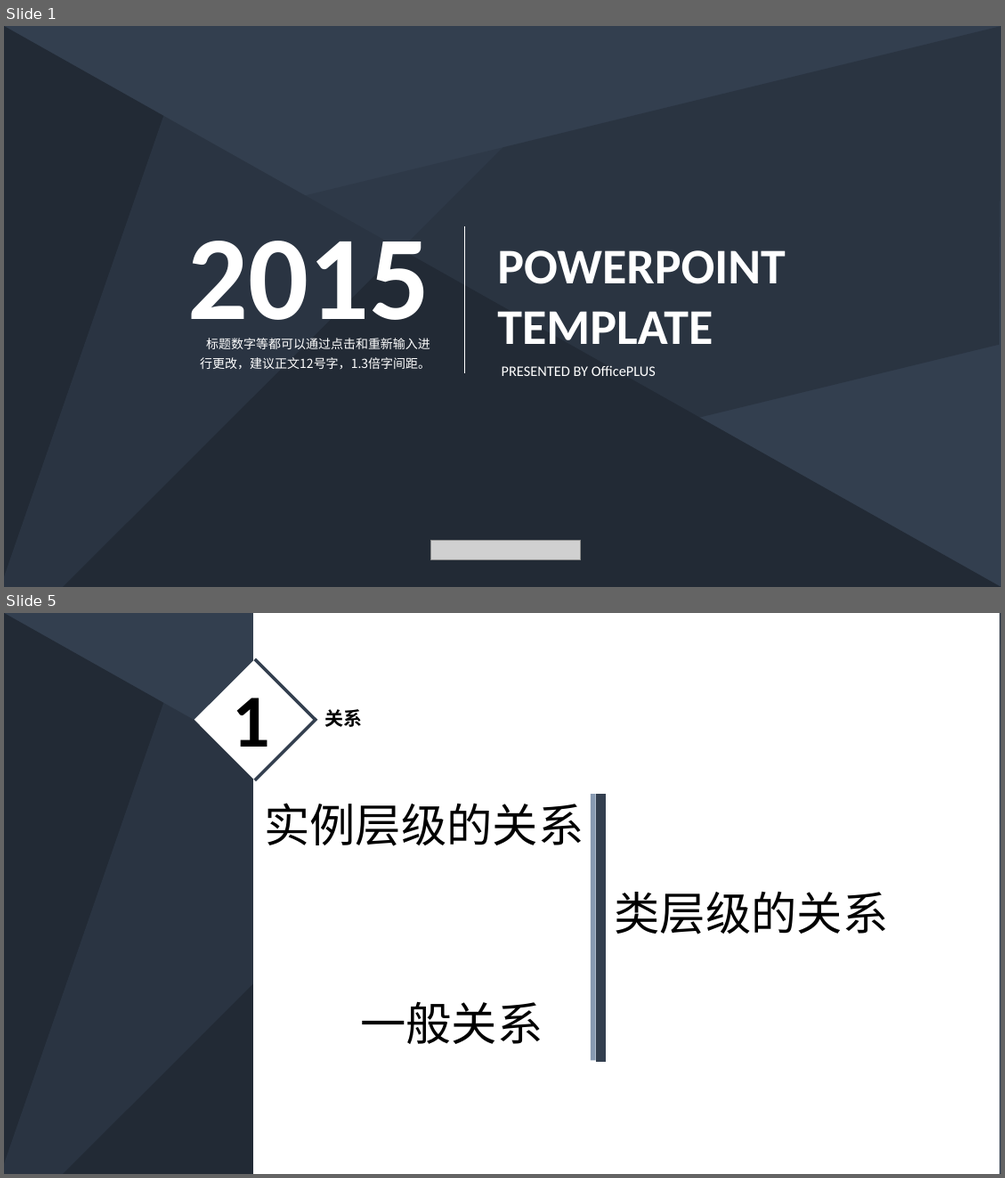
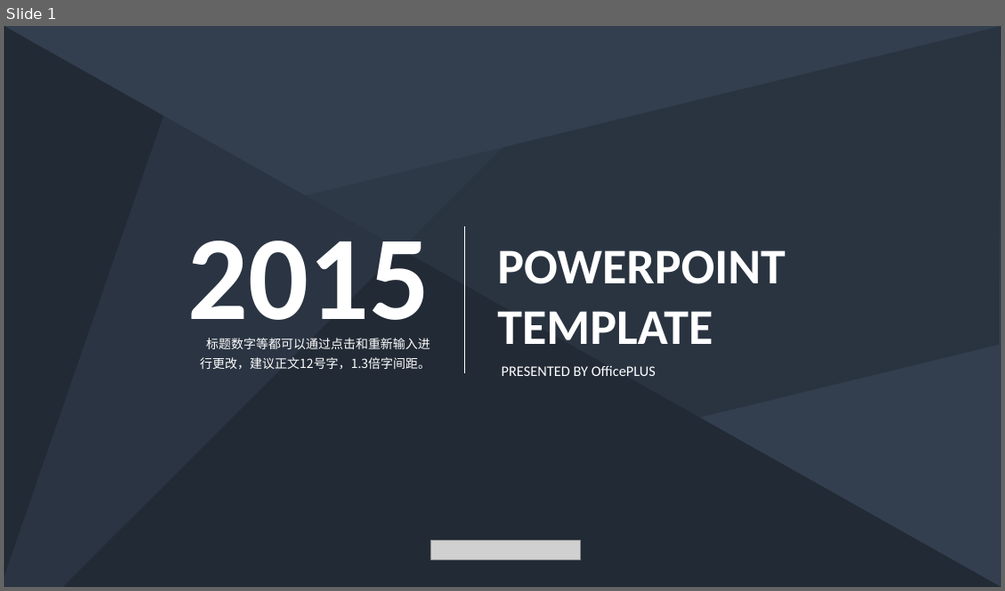
Before and after one commit to PRD2018-G03/PRD2018-G03-SoftwareEngineeringProject, a slide deck: 非受控文档/5_骆佳俊/深蓝低调稳重商务PPT模板-类图骆佳俊部分.pptx. Shown one above the other, each under a label of ours: slides 1 and 5 before the commit, slide 1 after it; the slides between them are not shown. The pictures are 1005x1178 and 1005x591 pixels, drawn with LibreOffice and Linux fonts; fonts in the diff are those of the drawing; grey boxes stand for pictures. Boxes give left, top, right and bottom in pixels: in the first picture for what was removed or moved away, otherwise in the second. Text is boxed around its words. In the diff, an @@ line names an element or a change of style, - is before the commit and + after.

```diff
--- a/非受控文档/5_骆佳俊/深蓝低调稳重商务PPT模板-类图骆佳俊部分.pptx
+++ b/非受控文档/5_骆佳俊/深蓝低调稳重商务PPT模板-类图骆佳俊部分.pptx
@@ slide 5 removed at [4, 613, 1001, 1174], background #333F50; not listed: 3 template elements that a slide beside it also shows @@
@@ rectangle removed at [253, 613, 999, 1174] @@
@@ rectangle removed at [194, 658, 316, 780] @@
@@ line removed from (254, 659) to (316, 720) @@
@@ text removed at [233, 698, 271, 764] @@
-1
@@ line removed from (316, 718) to (254, 780) @@
@@ text removed at [325, 709, 363, 727] @@
-关系
@@ line removed from (593, 794) to (593, 1060) @@
@@ line removed from (600, 794) to (600, 1062) @@
@@ text removed at [264, 803, 583, 846] @@
-实例层级的关系
@@ text removed at [615, 892, 889, 934] @@
-类层级的关系
@@ text removed at [360, 1001, 542, 1044] @@
-一般关系
```
Also in this commit, not shown: 5 slides changed, 12 slides added, 3 other slides removed.
